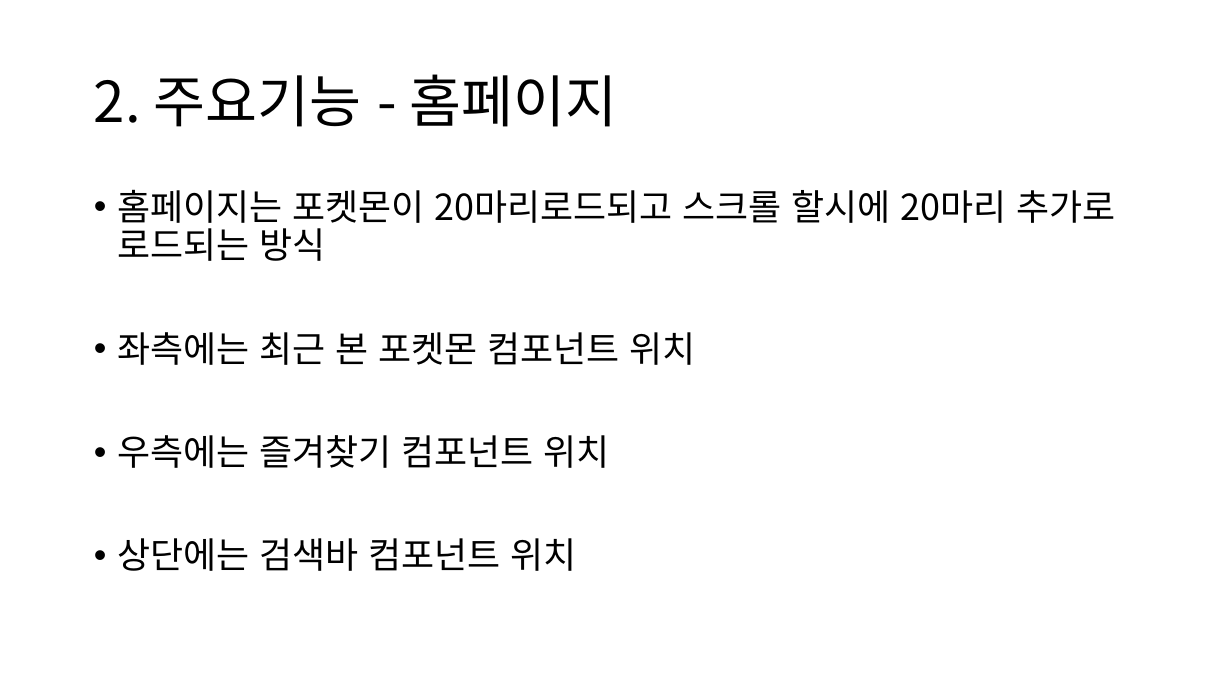
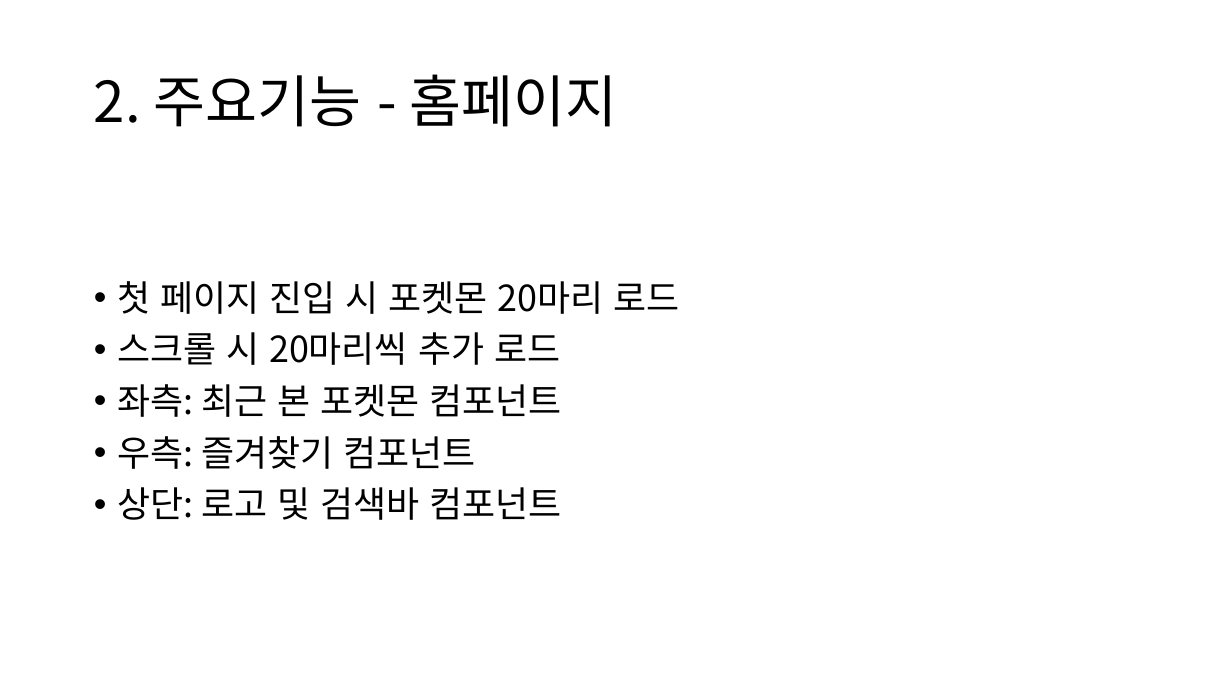
Before and after one commit to lhj4369/Pokemon-Wiki, a slide deck: slide 5 of 발표자료.pptx. Drawn at 1232x693 pixels with LibreOffice and Linux fonts; fonts in the diff are those of the drawing. Boxes give left, top, right and bottom in pixels: in the first picture for what was removed or moved away, otherwise in the second. Text is boxed around its words. In the diff, an @@ line names an element or a change of style, - is before the commit and + after.

```diff
--- a/발표자료.pptx
+++ b/발표자료.pptx
@@ text at (117,281,679,520): text changed @@
-• 홈페이지는 포켓몬이 20마리로드되고 스크롤 할시에 20마리 추가로 로드되는 방식
-• 좌측에는 최근 본 포켓몬 컴포넌트 위치
-• 우측에는 즐겨찾기 컴포넌트 위치
-• 상단에는 검색바 컴포넌트 위치
+• 첫 페이지 진입 시 포켓몬 20마리 로드
+• 스크롤 시 20마리씩 추가 로드
+• 좌측: 최근 본 포켓몬 컴포넌트
+• 우측: 즐겨찾기 컴포넌트
+• 상단: 로고 및 검색바 컴포넌트
```
Also in this commit, not shown: 11 other slides changed.
